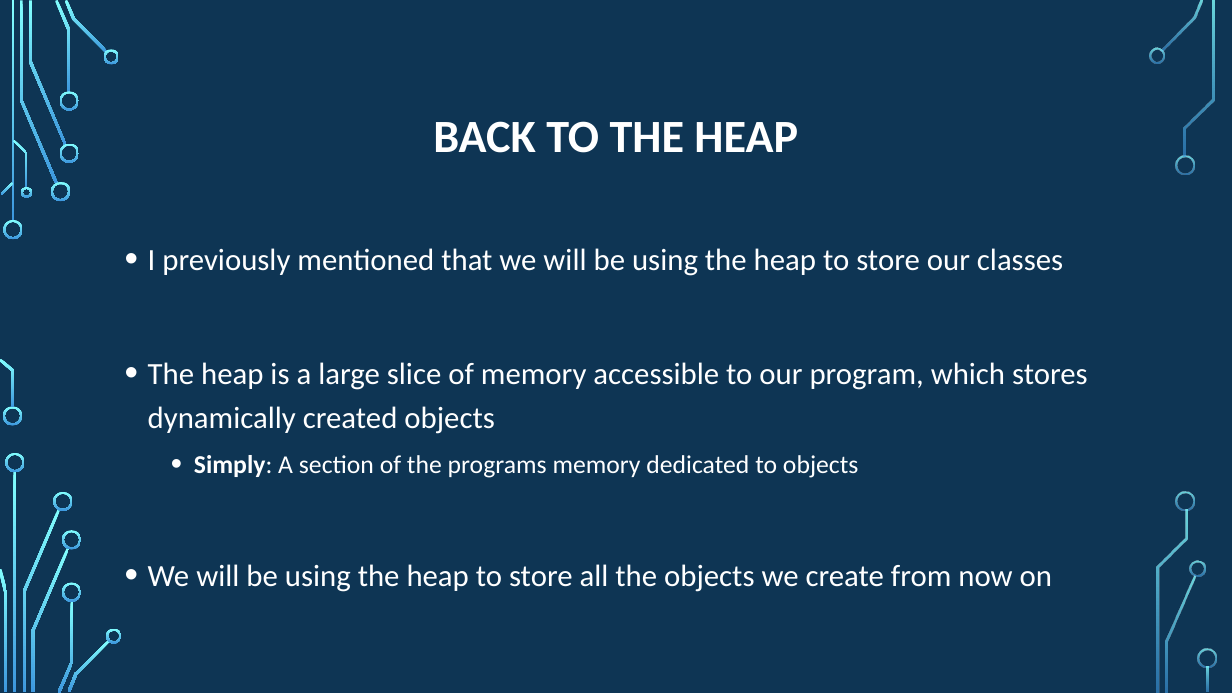
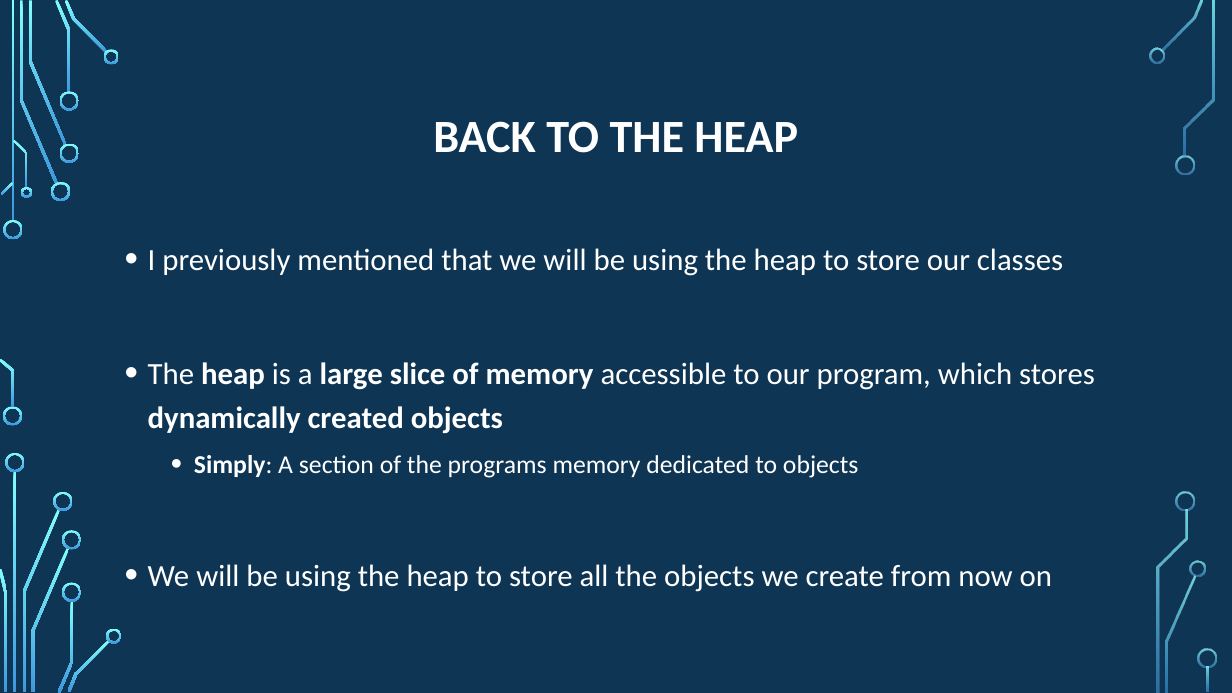
Before and after one commit to psypdt/Advanced_Summer_Course, a slide deck: slide 16 of Day4/Day_4.pptx. Drawn at 1232x693 pixels with LibreOffice and Linux fonts; fonts in the diff are those of the drawing; background and template pictures are left out. Boxes give left, top, right and bottom in pixels: in the first picture for what was removed or moved away, otherwise in the second. Text is boxed around its words. In the diff, an @@ line names an element or a change of style, - is before the commit and + after.

```diff
--- a/Day4/Day_4.pptx
+++ b/Day4/Day_4.pptx
@@ text at [148, 362, 1095, 434]: bold on in "heap large slice of memory dynamically created ..." @@
```
Also in this commit, not shown: 11 other slides changed, 2 slides added, 1 slide removed, 1 other file.
